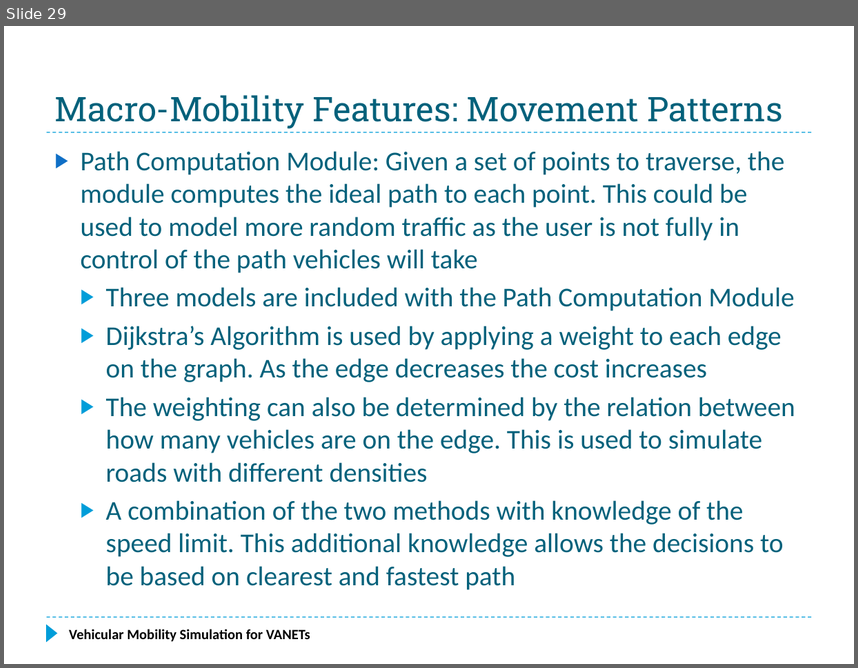
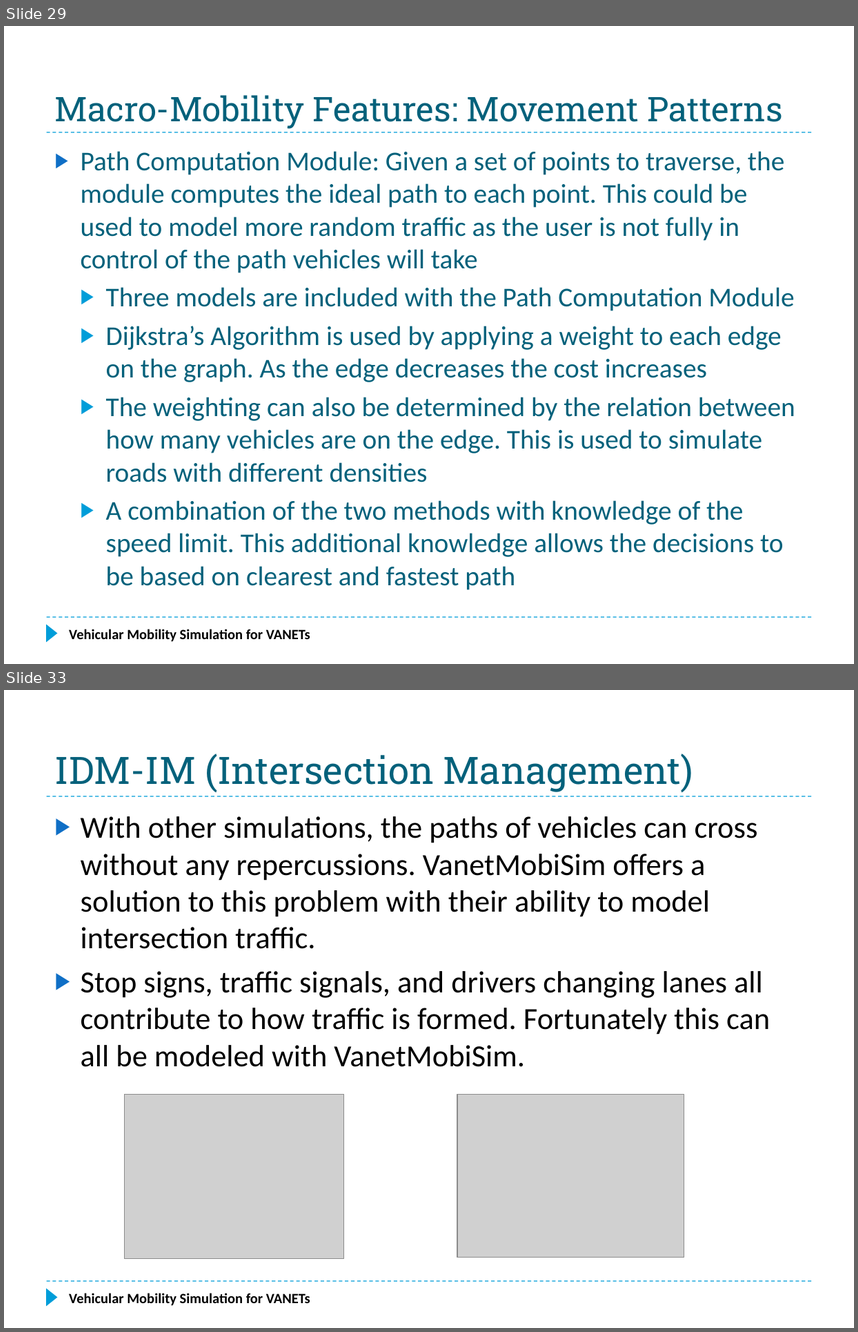
Before and after one commit to f33losopher/EEMaster_VANET, a slide deck: VANET_Felix.pptx. Shown one above the other, each under a label of ours: slide 29 before the commit, slides 29 and 33 after it; the slides between them are not shown. The pictures are 858x668 and 858x1332 pixels, drawn with LibreOffice and Linux fonts; fonts in the diff are those of the drawing; grey boxes stand for pictures. Boxes give left, top, right and bottom in pixels: in the first picture for what was removed or moved away, otherwise in the second. Text is boxed around its words. In the diff, an @@ line names an element or a change of style, - is before the commit and + after.

Commit message:
Simulation PPT, up to the simulation results

```diff
--- a/VANET_Felix.pptx
+++ b/VANET_Felix.pptx
@@ slide 33 added at (4, 690, 854, 1328), background #FFFFFF; not listed: 3 template elements that a slide beside it also shows @@
@@ title added at (55, 753, 693, 793), 32 pt, text #04617B @@
+IDM-IM (Intersection Management)
@@ text added at (81, 816, 770, 1067), 26 pt, text #000000 @@
+▶ With other simulations, the paths of vehicles can cross without any repercussions. VanetMobiSim offers a solution to this problem with their ability to model intersection traffic.
+▶ Stop signs, traffic signals, and drivers changing lanes all contribute to how traffic is formed. Fortunately this can all be modeled with VanetMobiSim.
@@ picture added at (125, 1094, 344, 1259) @@
@@ picture added at (457, 1094, 684, 1257) @@
@@ text added at (69, 1292, 310, 1305), 12 pt, text #000000, bold @@
+Vehicular Mobility Simulation for VANETs
```
Also in this commit, not shown: 1 slide changed, 6 other slides added.
